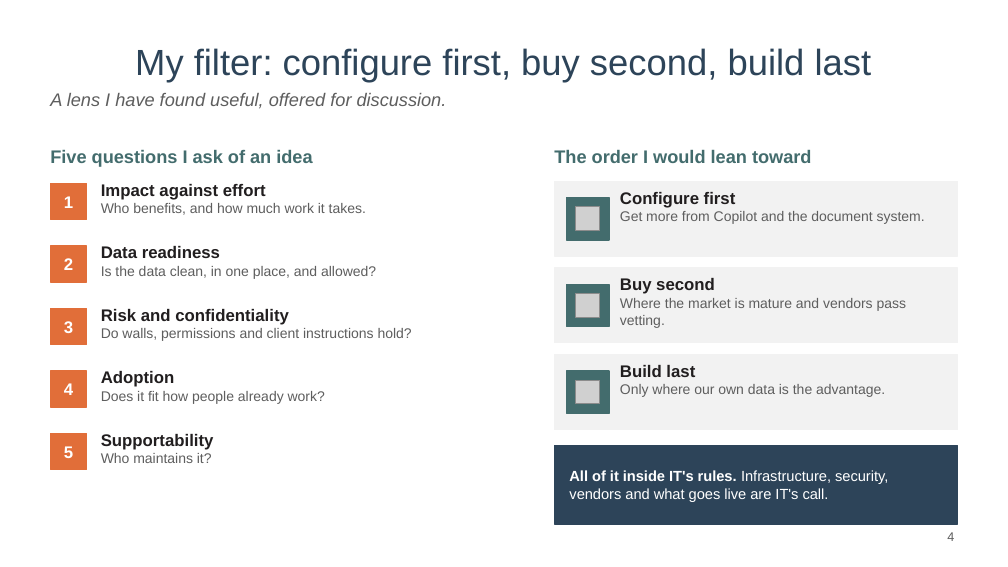
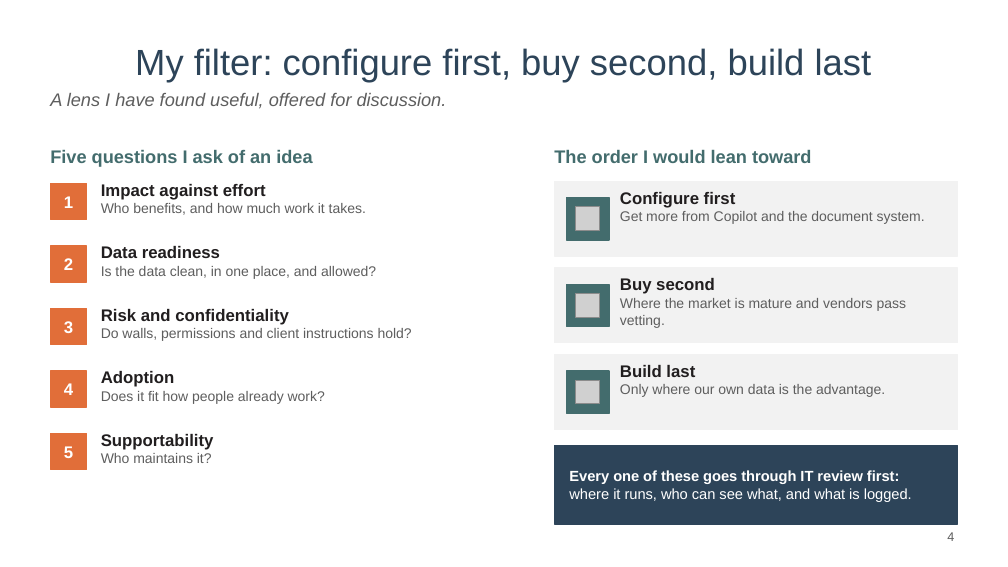
Before and after one commit to mylesparslow-collab/legal-portfolio, a slide deck: slide 4 of downloads/AI-ideas-Myles-Parslow.pptx. Drawn at 1008x567 pixels with LibreOffice and Linux fonts; fonts in the diff are those of the drawing; grey boxes stand for pictures. Boxes give left, top, right and bottom in pixels: in the first picture for what was removed or moved away, otherwise in the second. Text is boxed around its words. In the diff, an @@ line names an element or a change of style, - is before the commit and + after.

```diff
--- a/downloads/AI-ideas-Myles-Parslow.pptx
+++ b/downloads/AI-ideas-Myles-Parslow.pptx
@@ text at bbox=[569, 470, 912, 502]: text changed @@
-All of it inside IT's rules. Infrastructure, security, vendors and what goes live are IT's call.
+Every one of these goes through IT review first: where it runs, who can see what, and what is logged.
```
Also in this commit, not shown: 2 other slides changed, 1 slide added, 1 slide removed.
